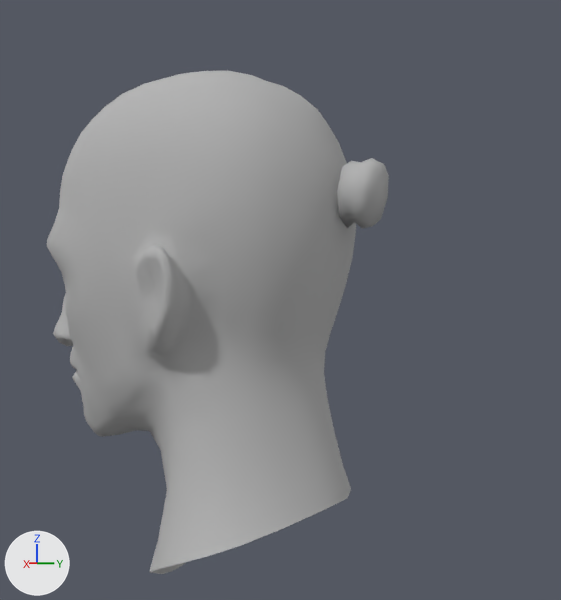
Before and after pictures for a commit that changed the Blender file Face Model/face2.blend.
Rendered twice from a camera (50 mm lens) standing at (2.249, 0.546, 9.777) and looking at (0.098, -0.43, 9.709). Lighting does not change. The marker at lower left points along +X, +Y and +Z.

The first picture shows 'face', 'jaw'.
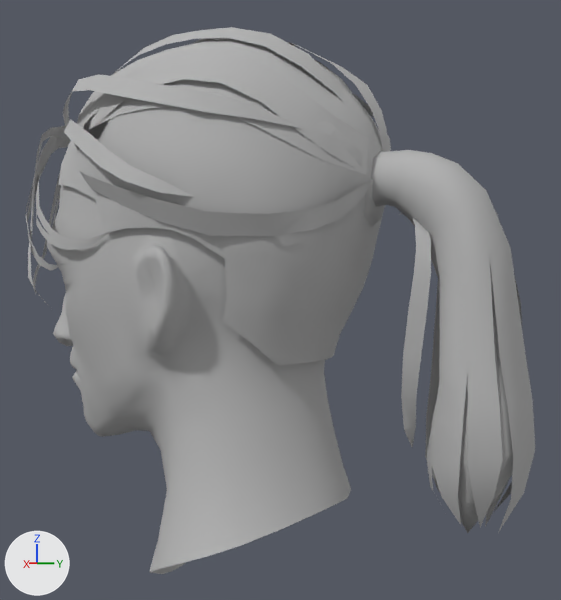
Diff of the bpy script that builds the scene:
```diff
--- a/Face Model/face2.blend.py
+++ b/Face Model/face2.blend.py
@@ ob_hair @@
 ob_hair.scale = (0.164, 0.164, 0.164)
-ob_hair.hide_viewport = True
```

Where the change shows, as pixel boxes (x1, y1, x2, y2) in the pictures (561 x 600 px):
'hair', shown
    after: (26, 27, 535, 533)
'jaw', unchanged, covered by the edit
    before: (337, 158, 389, 228)
    after: (364, 179, 385, 227)
